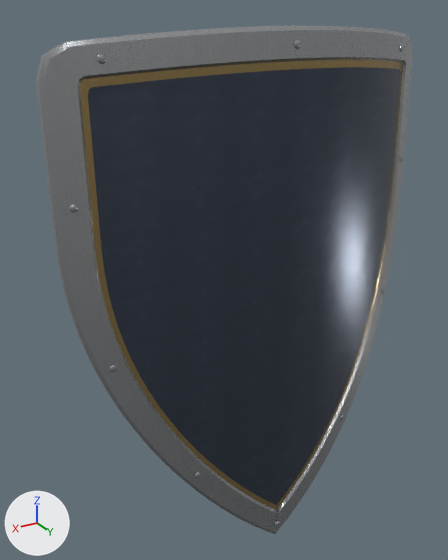
What one commit did to the glTF model hollow-reign/assets/models/gear/shield_heater.glb.
Both versions are drawn from a camera (50 mm lens) standing at (0.304, 0.597, 0.229) and looking at (-0.07, -0.026, -0.083). The axes (+X, +Y, +Z) are drawn at lower left. The lights are the same throughout. The picture after the commit comes second. Vertices at exactly the same position are counted once.

The scene before the commit, as lines of its bpy script (objects in view):
```python
me_shield_heater = bpy.data.meshes.new('shield_heater')
me_shield_heater.from_pydata(...)  # 1792 vertices, 3522 faces; spans x -0.35..0.14, y -0.043..0.063, z -0.455..0.217
# faces by material slot: [2144, 559, 160, 100, 559]
me_shield_heater.materials.append(mat_steel)
me_shield_heater.materials.append(mat_enamel)
me_shield_heater.materials.append(mat_gold)
me_shield_heater.materials.append(mat_grip)
me_shield_heater.materials.append(mat_leather)
ob_shield_heater = bpy.data.objects.new('shield_heater', me_shield_heater)
ob_shield_heater.location = (0.0, 0.0, 0.0)
```
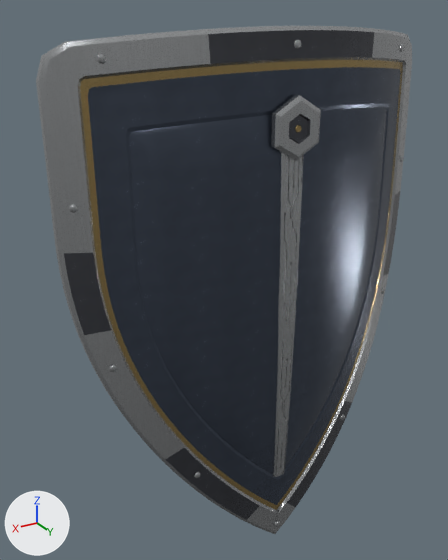
Location of each change, (x1, y1, x2, y2) in pixels of the pictures (448 x 560 px):
part 1 of me_shield_heater, added
    after: (271, 95, 321, 161)
part 2 of me_shield_heater, added
    after: (273, 153, 304, 477)
part 3 of me_shield_heater, added
    after: (118, 96, 391, 486)
part 4 of me_shield_heater, recoloured
    both: (64, 30, 400, 520)

The change, as a list of edits to the scene's bpy script:
```text
Add img_eng_circuit_n_png:
    img_eng_circuit_n_png = load_image('eng_circuit_n.png', 'tex/eng_circuit_n.png', 128, 512, 'Non-Color')
Add img_eng_circuit_a_png:
    img_eng_circuit_a_png = load_image('eng_circuit_a.png', 'tex/eng_circuit_a.png', 128, 512, 'sRGB')
Add img_eng_circuit_orm_png:
    img_eng_circuit_orm_png = load_image('eng_circuit_orm.png', 'tex/eng_circuit_orm.png', 128, 512, 'Non-Color')
Add mat_graphite:
    mat_graphite = bpy.data.materials.new('graphite')
    # colours: dark grey #52555b
    # uses the picture img_fine_a_png
    # uses the picture img_fine_n_png
    # uses the picture img_satin_orm_png
Add mat_engrave_circuit:
    mat_engrave_circuit = bpy.data.materials.new('engrave_circuit')
    # uses the picture img_eng_circuit_a_png
    # uses the picture img_eng_circuit_n_png
    # uses the picture img_eng_circuit_orm_png
Change me_shield_heater:
    used by ob_shield_heater; location = (0.0, 0.0, 0.0)
    remove me_shield_heater.from_pydata(...)  # 1792 vertices, 3522 faces; spans x -0.35..0.14, y -0.043..0.063, z -0.455..0.217
    add me_shield_heater.from_pydata(...)  # 2140 vertices, 4210 faces; spans x -0.35..0.14, y -0.043..0.07, z -0.455..0.217
    me_shield_heater part 1: a new loose piece of 57 vertices spanning x -0.134..-0.076, y 0.061..0.07, z 0.083..0.151
    me_shield_heater part 2: a new loose piece of 54 vertices spanning x -0.121..-0.089, y 0.058..0.066, z -0.345..0.105
    me_shield_heater part 3: 237 vertices added at x -0.281..0.071, y 0.022..0.06, z -0.356..0.136
    me_shield_heater part 4: 64 faces spanning x -0.346..0.136, y -0.005..0.062, z -0.419..0.213 switch from mat_steel to mat_graphite
    add me_shield_heater.materials.append(mat_engrave_circuit)
```
